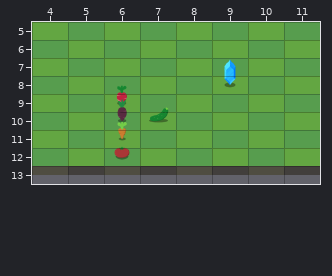
An edit to a level. Tiled map (JSON), maps/demo.json. This is how it looked before the edit.
Cells are 64x32 px. Shown: x 4..11, y 5..13.
Once edited:
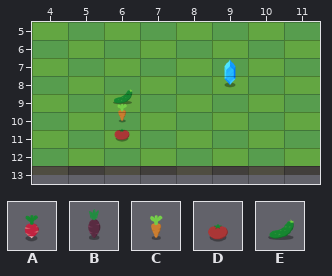
Key: from "objects": A 33, B 34, C 35, D 36, E 37.
_ is an empty cell.
The exact change:
Layer "items":
y 9: x 6 A -> E
y 10: x 6..7 BE -> C_
y 11: x 6 C -> D
y 12: x 6 D -> _
Where, in picture pixels (left, top, right, bottom), the same in both pictures:
changed: (113, 85, 169, 160)
